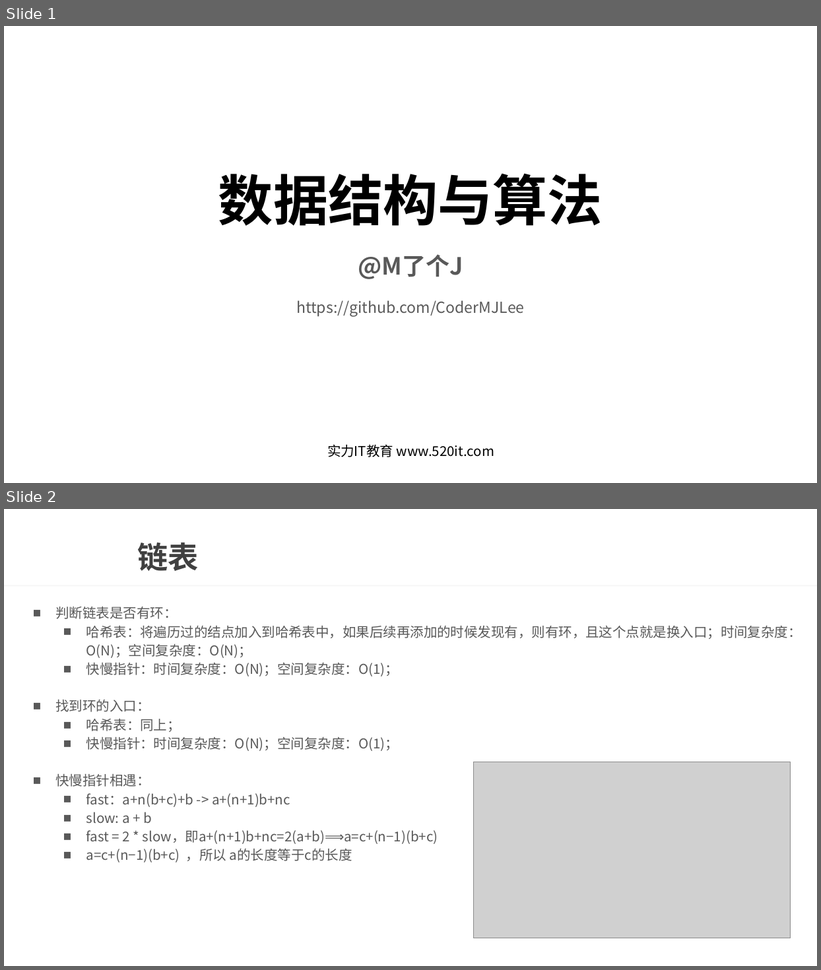
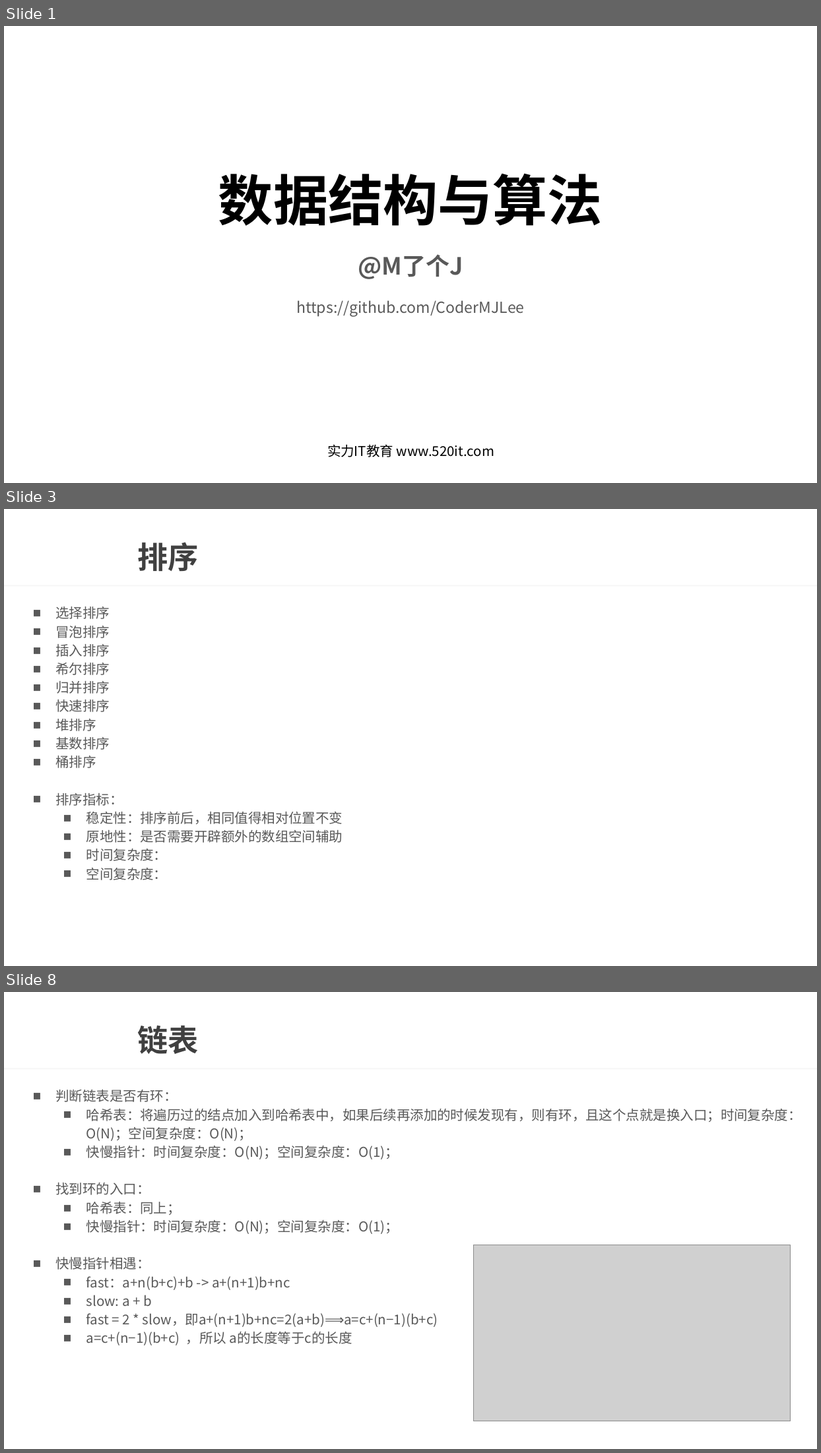
Before and after one commit to wtj900/wtj900.github.io, a slide deck: file/面试文档/13-数据结构与算法.pptx. Shown one above the other, each under a label of ours: slides 1 and 2 before the commit, slides 1, 3 and 8 after it; the slides between them are not shown. The pictures are 821x970 and 821x1453 pixels, drawn with LibreOffice and Linux fonts; fonts in the diff are those of the drawing; grey boxes stand for pictures; background and template pictures are left out. Boxes give left, top, right and bottom in pixels: in the first picture for what was removed or moved away, otherwise in the second. Text is boxed around its words. In the diff, an @@ line names an element or a change of style, - is before the commit and + after.

```diff
--- a/file/面试文档/13-数据结构与算法.pptx
+++ b/file/面试文档/13-数据结构与算法.pptx
@@ slide 3 added at (4, 509, 817, 966), background picture (left out); not listed: 1 template element that a slide beside it also shows @@
@@ title added at (138, 542, 199, 571), 36 pt, text #404040, bold @@
+排序
@@ text added at (55, 607, 343, 881), 16 pt, text #595959 @@
+■ 选择排序
+■ 冒泡排序
+■ 插入排序
+■ 希尔排序
+■ 归并排序
+■ 快速排序
+■ 堆排序
+■ 基数排序
+■ 桶排序
+■ 排序指标：
+  ■ 稳定性：排序前后，相同值得相对位置不变
+  ■ 原地性：是否需要开辟额外的数组空间辅助
+  ■ 时间复杂度：
+  ■ 空间复杂度：
@@ what was slide 2 is now slide 8 @@
```
Also in this commit, not shown: 5 other slides added, 2 slides removed.
